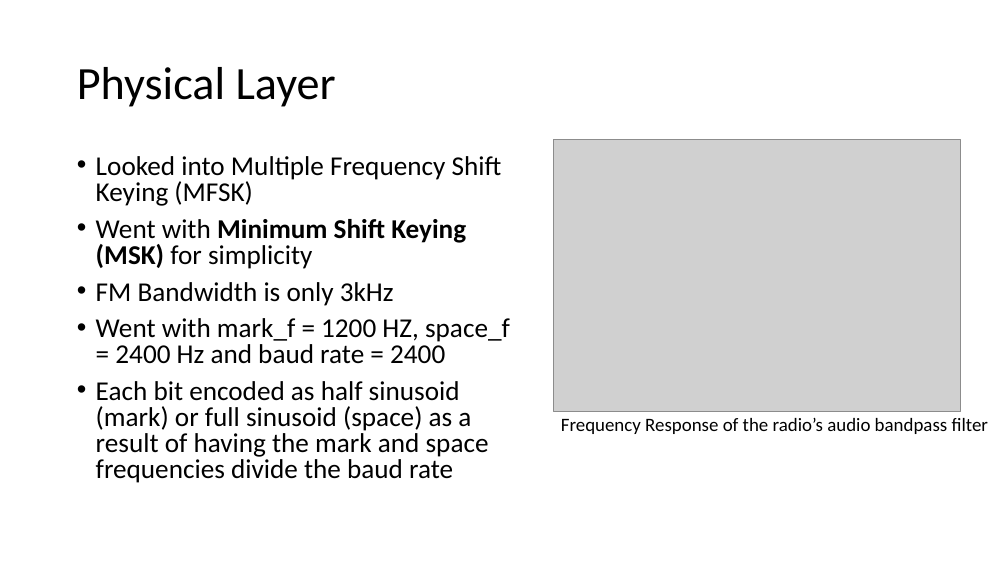
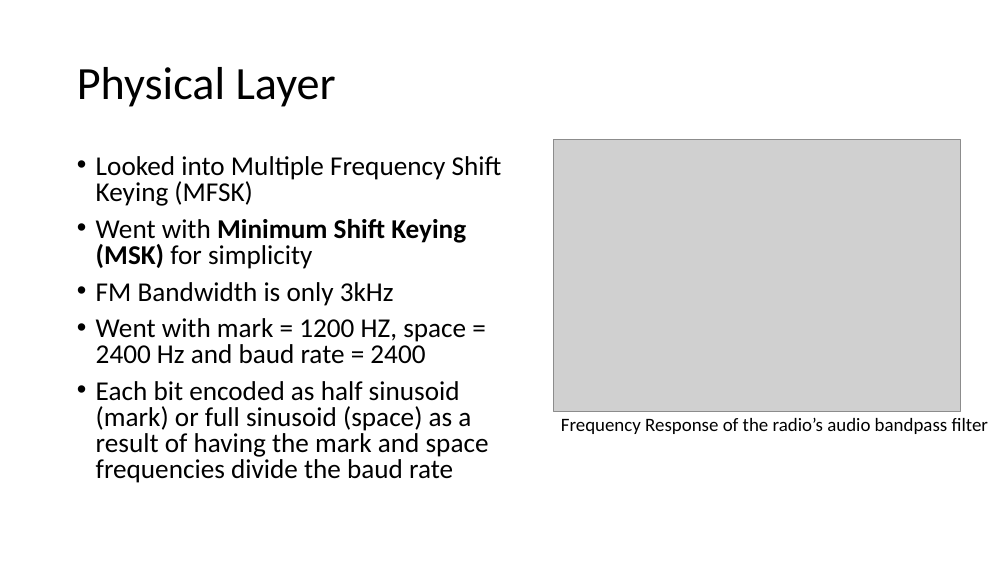
Before and after one commit to levtauz/Image_Project, a slide deck: slide 7 of docs/presentation.pptx. Drawn at 1008x567 pixels with LibreOffice and Linux fonts; fonts in the diff are those of the drawing; grey boxes stand for pictures. Boxes give left, top, right and bottom in pixels: in the first picture for what was removed or moved away, otherwise in the second. Text is boxed around its words. In the diff, an @@ line names an element or a change of style, - is before the commit and + after.

```diff
--- a/docs/presentation.pptx
+++ b/docs/presentation.pptx
@@ text at <box>96,318,466,364</box>: text changed @@
-• Went with mark_f = 1200 HZ, space_f = 2400 Hz and baud rate = 2400
+• Went with mark = 1200 HZ, space = 2400 Hz and baud rate = 2400
```
Also in this commit, not shown: 2 other slides changed, 2 slides added, 2 slides removed, 11 other files.
